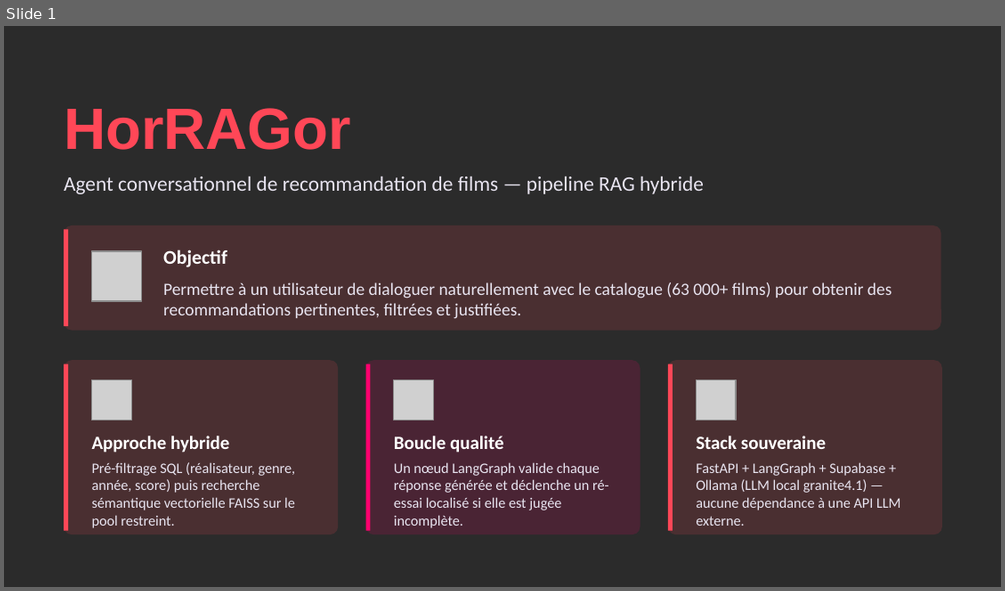
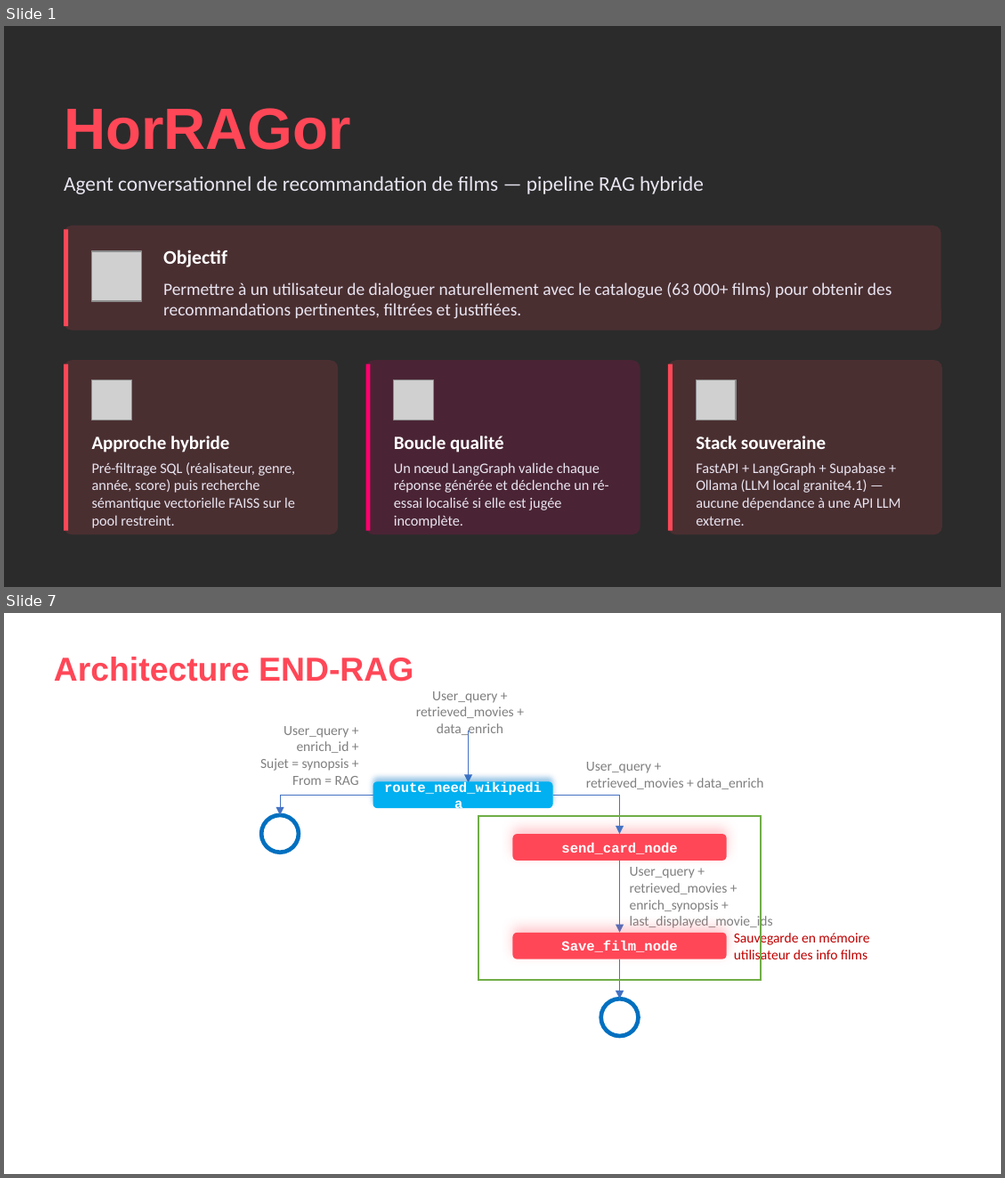
Before and after one commit to Lionel-JOURDHIER/HorRAGor_2, a slide deck: HorRAGor_presentation.pptx. Shown one above the other, each under a label of ours: slide 1 before the commit, slides 1 and 7 after it; the slides between them are not shown. The pictures are 1005x591 and 1005x1178 pixels, drawn with LibreOffice and Linux fonts; fonts in the diff are those of the drawing; grey boxes stand for pictures; background and template pictures are left out; a plain dark background stands for a picture behind light text. Boxes give left, top, right and bottom in pixels: in the first picture for what was removed or moved away, otherwise in the second. Text is boxed around its words. In the diff, an @@ line names an element or a change of style, - is before the commit and + after.

```diff
--- a/HorRAGor_presentation.pptx
+++ b/HorRAGor_presentation.pptx
@@ slide 7 added at <box>4,613,1001,1174</box>, background picture (left out) @@
@@ text added at <box>54,657,413,682</box>, 24 pt, text #FF4757, bold @@
+Architecture END-RAG
@@ text added at <box>416,691,514,738</box>, 10 pt, text #808080 @@
+User_query +
+retrieved_movies + data_enrich
@@ text added at <box>260,726,359,785</box>, 10 pt, text #808080 @@
+User_query +
+enrich_id +
+Sujet = synopsis +
+From = RAG
@@ text added at <box>297,741,349,753</box>, 11 pt, text #FFFFFF @@
+ENRICH
@@ arrow added from (469, 730) to (469, 782), #4472C4 0.5 pt @@
@@ text added at <box>586,762,763,789</box>, 10 pt, text #808080 @@
+User_query +
+retrieved_movies + data_enrich
@@ elbow arrow added from (372, 795) to (280, 815), #4472C4 0.5 pt @@
@@ rounded rectangle added at <box>372,781,552,809</box>, fill #00B0F0, 10 pt, text #FFFFFF, bold @@
+route_need_wikipedia
@@ elbow arrow added from (553, 795) to (620, 834), #4472C4 0.5 pt @@
@@ text added at <box>77,820,261,847</box>, 10 pt, text #FFFFFF, bold @@
+Vers Agent WIKI
@@ ellipse added at <box>261,815,298,852</box>, outline #0070C0 3 pt @@
@@ rectangle added at <box>478,815,760,979</box>, outline #70AD47 1 pt @@
@@ rounded rectangle added at <box>512,834,726,860</box>, fill #FF4757, 10 pt, text #FFFFFF, bold @@
+send_card_node
@@ arrow added from (620, 860) to (620, 932), #4472C4 0.5 pt @@
@@ text added at <box>630,867,773,930</box>, 10 pt, text #808080 @@
+User_query +
+retrieved_movies +
+enrich_synopsis +
+last_displayed_movie_ids
@@ rounded rectangle added at <box>512,932,726,959</box>, fill #FF4757, 10 pt, text #FFFFFF, bold @@
+Save_film_node
@@ text added at <box>734,931,869,963</box>, 10 pt, text #C00000 @@
+Sauvegarde en mémoire utilisateur des info films
@@ arrow added from (620, 959) to (620, 998), #4472C4 0.5 pt @@
@@ text added at <box>416,1004,600,1030</box>, 10 pt, text #FFFFFF, bold @@
+Vers Agent Narrateur
@@ ellipse added at <box>601,998,638,1036</box>, outline #0070C0 3 pt @@
```
Also in this commit, not shown: 1 slide changed, 6 other slides added, 1 other file.
